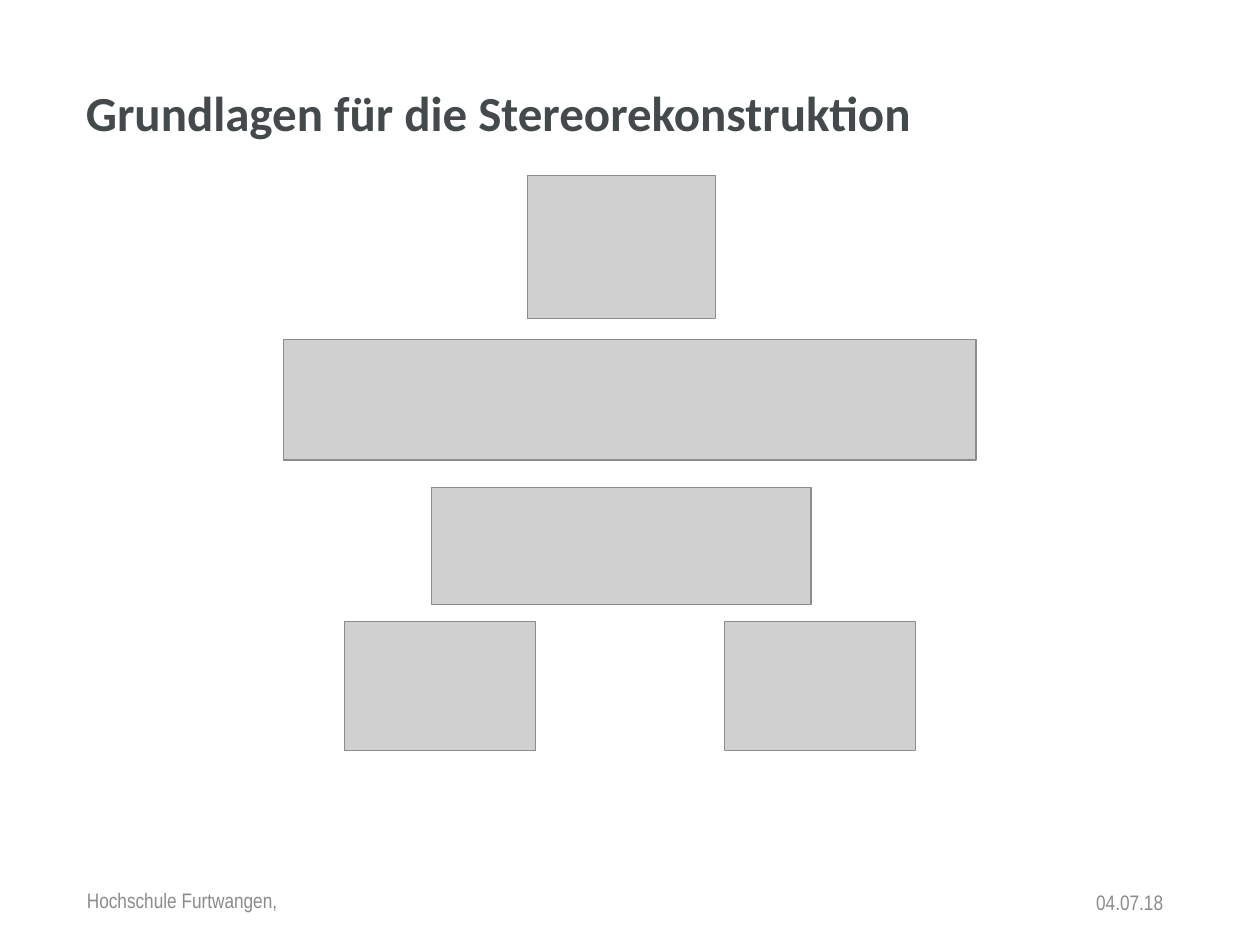
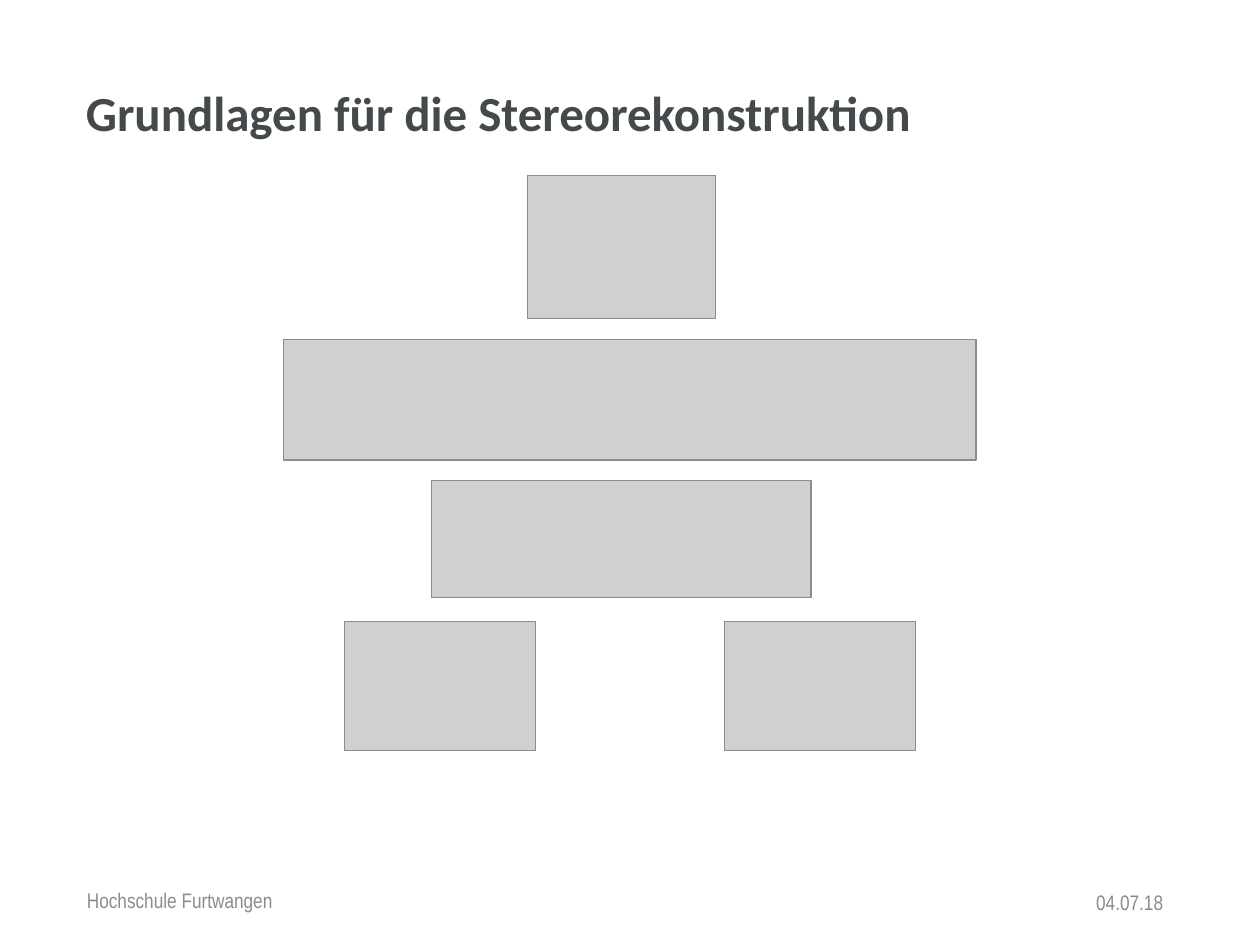
Before and after one commit to anjak610/MasterDuCC, a slide deck: slide 8 of Thesis/Disputation/PowerPointPresentation/V2_Dispo_HFU_Design.pptx. Drawn at 1260x945 pixels with LibreOffice and Linux fonts; fonts in the diff are those of the drawing; grey boxes stand for pictures; background and template pictures are left out. Boxes give left, top, right and bottom in pixels: in the first picture for what was removed or moved away, otherwise in the second. Text is boxed around its words. In the diff, an @@ line names an element or a change of style, - is before the commit and + after.

```diff
--- a/Thesis/Disputation/PowerPointPresentation/V2_Dispo_HFU_Design.pptx
+++ b/Thesis/Disputation/PowerPointPresentation/V2_Dispo_HFU_Design.pptx
@@ picture: place and size @@
-picture at [432,488,811,605]
+picture at [432,481,811,598]
@@ text at [87,893,273,912]: text changed @@
-Hochschule Furtwangen,
+Hochschule Furtwangen
```
Also in this commit, not shown: 22 other slides changed, 7 slides added, 35 other files.
